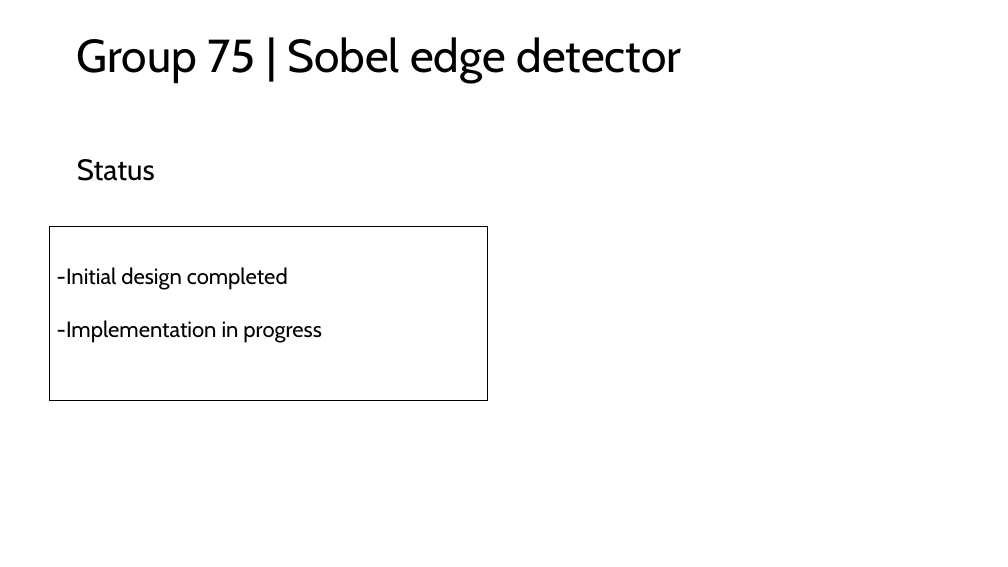
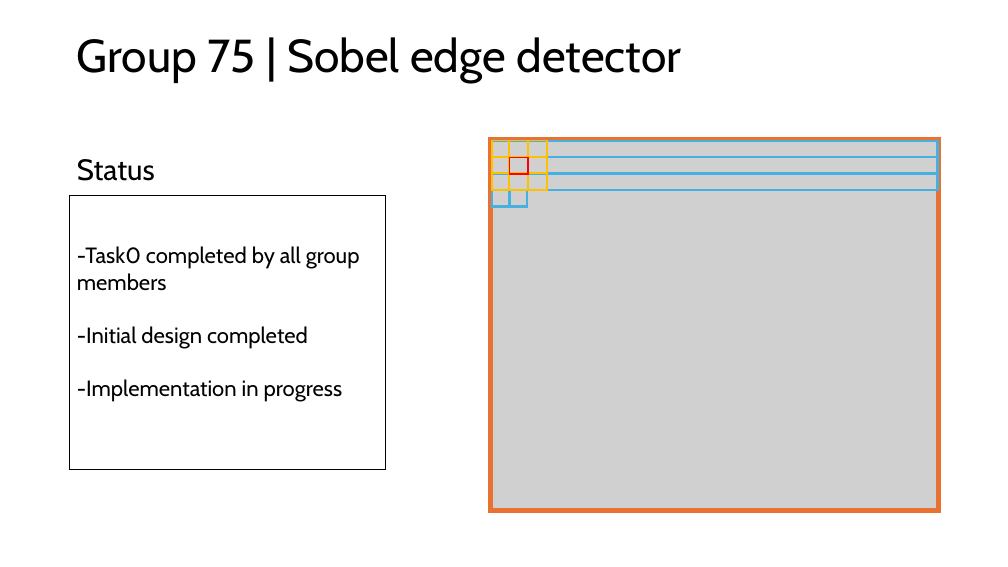
Before and after one commit to madsamtoft/G75-Didactic-SoC, a slide deck: slide 1 of assignment/SOBEL_TASK1_PP.pptx (slide 2 before the commit). Drawn at 1008x567 pixels with LibreOffice and Linux fonts; fonts in the diff are those of the drawing; grey boxes stand for pictures. Boxes give left, top, right and bottom in pixels: in the first picture for what was removed or moved away, otherwise in the second. Text is boxed around its words. In the diff, an @@ line names an element or a change of style, - is before the commit and + after.

Commit message:
Updated slides

```diff
--- a/assignment/SOBEL_TASK1_PP.pptx
+++ b/assignment/SOBEL_TASK1_PP.pptx
@@ group added at (491, 140, 939, 510): 8 rectangles, 4 lines, 1 picture @@
@@ rectangle "-Task0 completed by all group ...": place and size @@
-rectangle "-Task0 completed by all group ..." at (49, 227, 488, 401)
+rectangle "-Task0 completed by all group ..." at (70, 196, 386, 470)
@@ text in rectangle at (77, 246, 360, 291): paragraph added @@
+-Task0 completed by all group members
```
